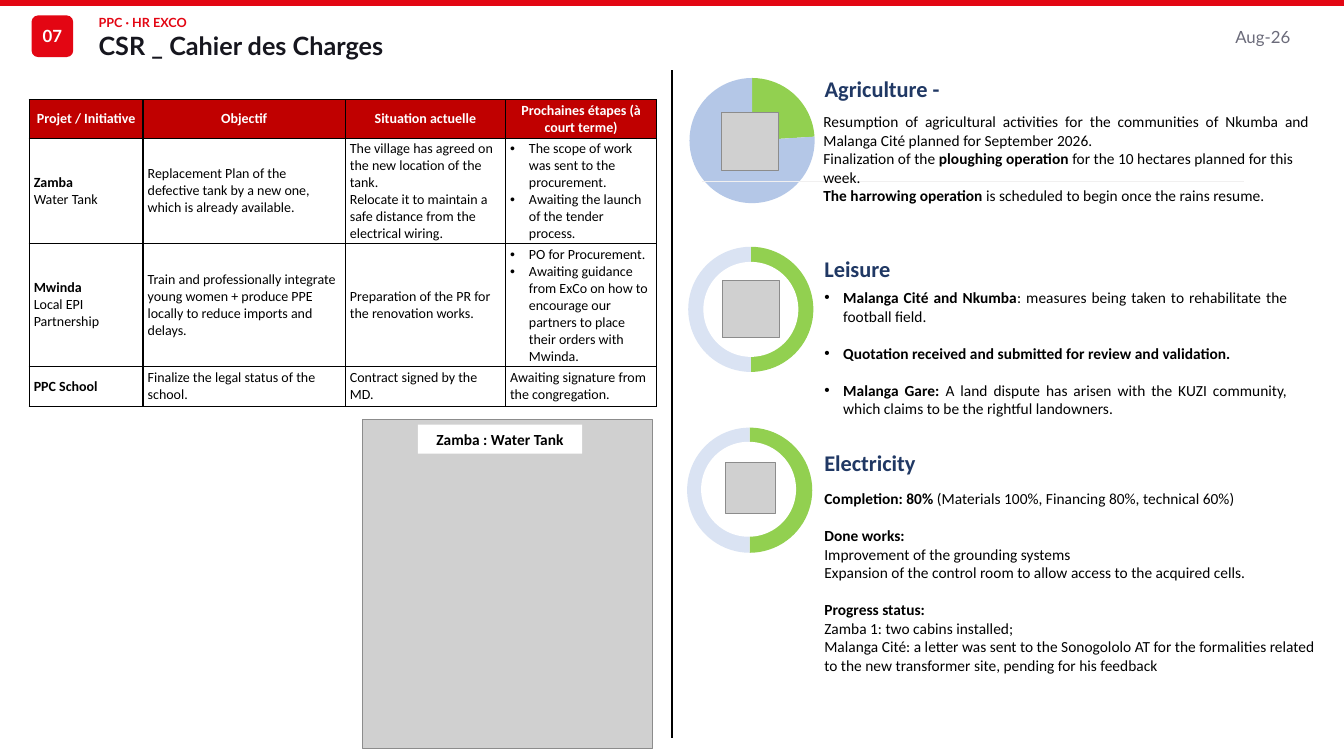
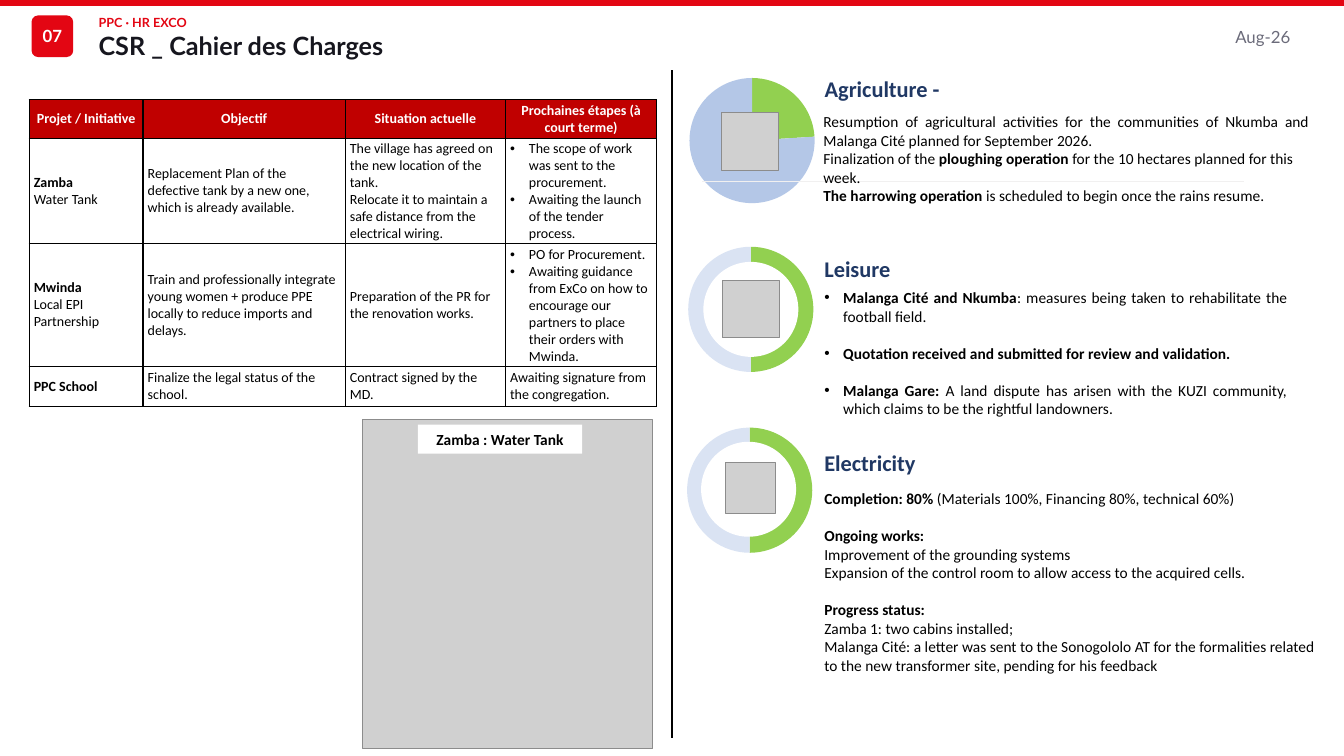
Before and after one commit to Deonmass/HR-PPCB, a slide deck: slide 14 of templates/exco/EXCO_HR_REPORT_Aug-26.pptx. Drawn at 1344x756 pixels with LibreOffice and Linux fonts; fonts in the diff are those of the drawing; grey boxes stand for pictures; background and template pictures are left out. Boxes give left, top, right and bottom in pixels: in the first picture for what was removed or moved away, otherwise in the second. Text is boxed around its words. In the diff, an @@ line names an element or a change of style, - is before the commit and + after.

```diff
--- a/templates/exco/EXCO_HR_REPORT_Aug-26.pptx
+++ b/templates/exco/EXCO_HR_REPORT_Aug-26.pptx
@@ text at box(824, 530, 924, 544): text changed @@
-Done works:
+Ongoing works:
```
Also in this commit, not shown: 2 other slides changed, 20 other files.
